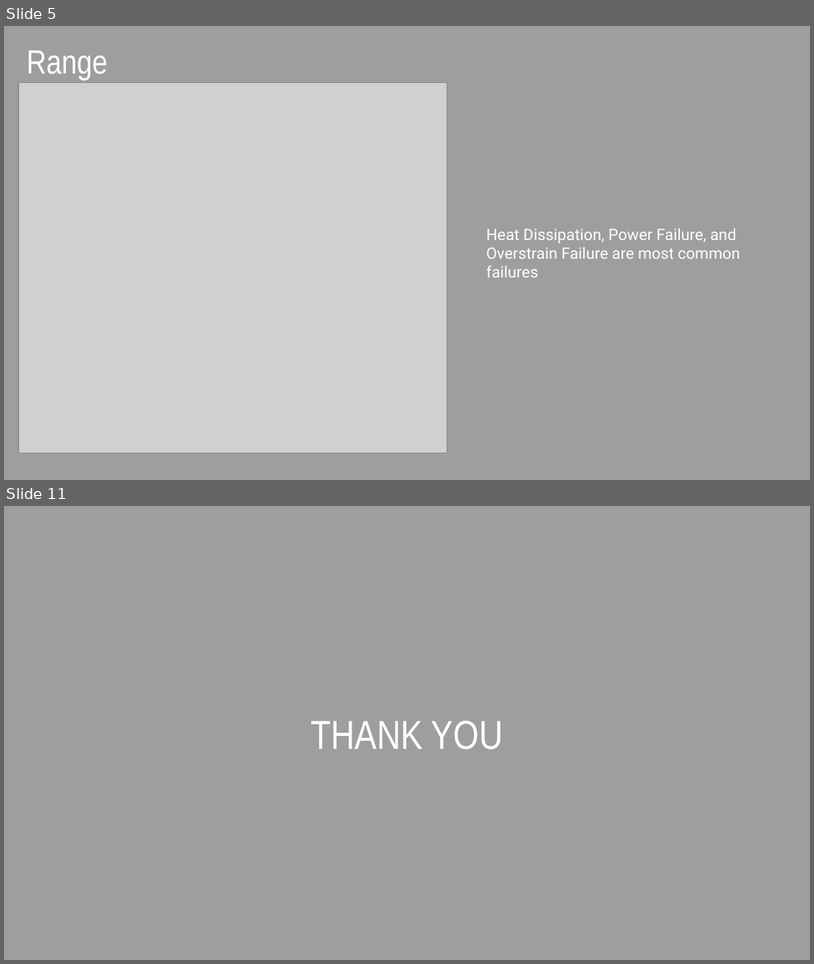
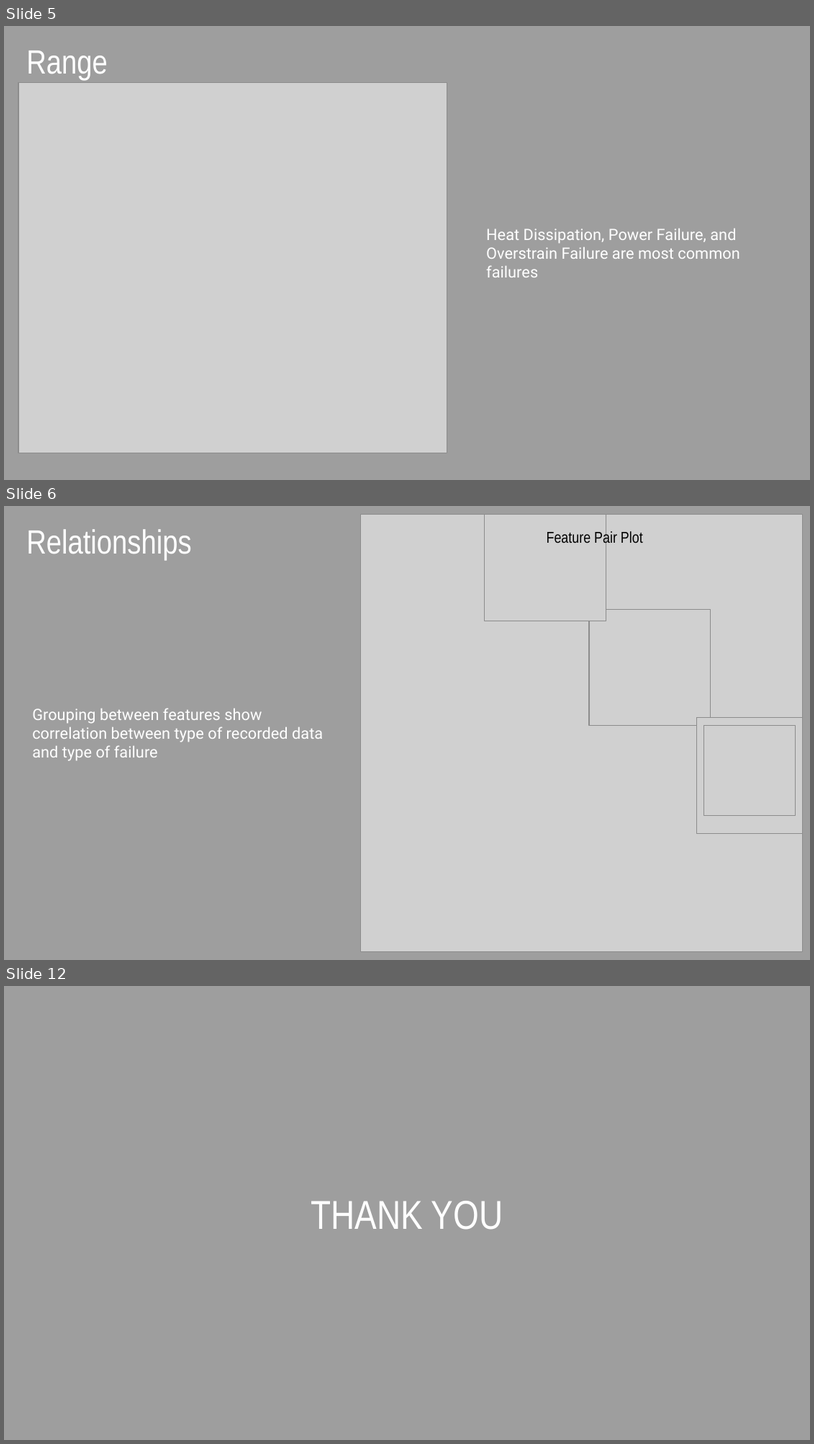
Before and after one commit to tfuger10/Machine-Predictive-Maintenance, a slide deck: Machine-Predictive-Maintenance.pptx. Shown one above the other, each under a label of ours: slides 5 and 11 before the commit, slides 5, 6 and 12 after it; the slides between them are not shown. The pictures are 814x964 and 814x1444 pixels, drawn with LibreOffice and Linux fonts; fonts in the diff are those of the drawing; grey boxes stand for pictures. Boxes give left, top, right and bottom in pixels: in the first picture for what was removed or moved away, otherwise in the second. Text is boxed around its words. In the diff, an @@ line names an element or a change of style, - is before the commit and + after.

```diff
--- a/Machine-Predictive-Maintenance.pptx
+++ b/Machine-Predictive-Maintenance.pptx
@@ slide 6 added at bbox=[4, 506, 810, 960], background #9E9E9E @@
@@ picture added at bbox=[360, 514, 802, 951] @@
@@ picture added at bbox=[485, 514, 607, 621] @@
@@ title added at bbox=[26, 529, 191, 560], 30 pt, text #FFFFFF @@
+Relationships
@@ text added at bbox=[547, 530, 643, 547], 14 pt, text #000000 @@
+Feature Pair Plot
@@ picture added at bbox=[589, 609, 711, 726] @@
@@ text added at bbox=[32, 708, 323, 761], 14 pt, text #FFFFFF @@
+Grouping between features show correlation between type of recorded data and type of failure
@@ picture added at bbox=[697, 717, 802, 834] @@
@@ picture added at bbox=[704, 726, 795, 816] @@
@@ what was slide 11 is now slide 12 @@
```
Also in this commit, not shown: 6 slides changed, 2 other slides added, 2 slides removed, 4 other files.
